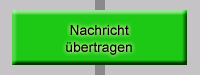
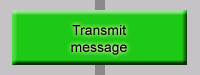
Layer changes from the first 200x75 image to the second:
renamed "Nachricht übertragen" to "Transmit message", painted on it over left=66, top=25, right=132, bottom=55
